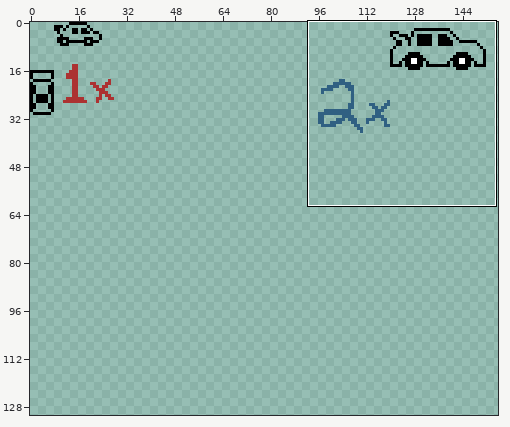
Two versions of one pixel-art file, cars.aseprite. Above: a wide view before the commit, with the close-up outlined.
Close-up. Before the commit:
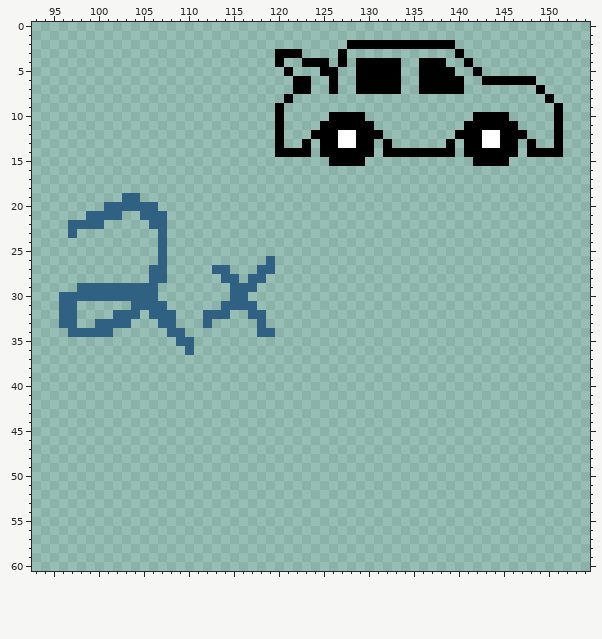
160x144 pixels, 1 frame. Shown: x 93..154, y 0..60. The wide view leaves out empty margins. The commit also changed other parts of the picture, which this record leaves out.
New version:
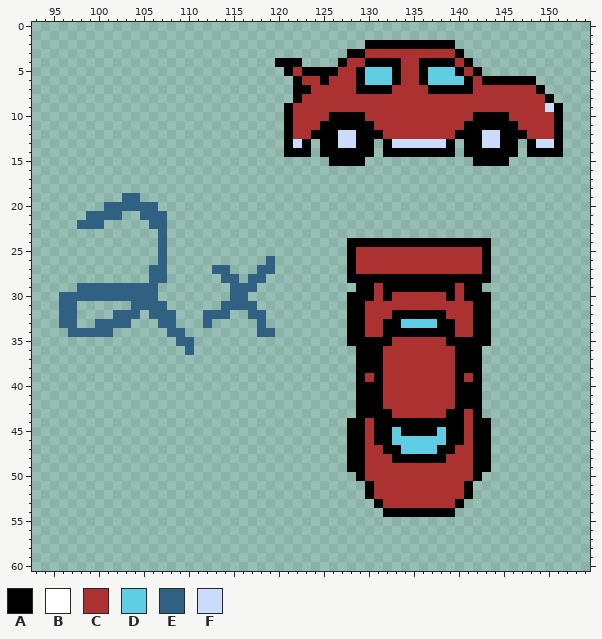
Palette (. is transparent): A #000000  B #ffffff  C #ac3232  D #5fcde4  E #306082  F #cbdbfc
Edits made:
Changed rows in their new state; - is an unchanged pixel.
first column x 120:
 2 --------..---------------------
 3 ...----.AACCCCCCCCCC-----------
 4 -AA...--CC----CC---AC----------
 5 --CAA--CC-DDD-CC-DDDAC---------
 6 ---CCACCC-DDD-CC-DDDDAC--------
 7 ----CCCCC----CCCC----ACCCCCCC--
 8 -.ACCCCCCCCCCCCCCCCCCCCCCCCCCC-
 9 .ACCCCCCCCCCCCCCCCCCCCCCCCCCCCF
10 .ACCCC----CCCCCCCCCCCC----CCCCC
11 .ACCC------CCCCCCCCCC------CCCC
12 .ACC---FF---CCCCCCCC---FF---CCC
13 .AF----FF----FFFFFF----FF----FF
14 .------------------------------
first column x 97:
22 .----------------------------------------------
23 .----------------------------------------------
24 -------------------------------AAAAAAAAAAAAAAAA
25 -------------------------------ACCCCCCCCCCCCCCA
26 -------------------------------ACCCCCCCCCCCCCCA
27 -------------------------------ACCCCCCCCCCCCCCA
28 -------------------------------AAAAAAAAAAAAAAAA
29 --------------------------------AACAAAAAAAACAA-
30 -------------------------------AAACACCCCCCACAAA
31 -------------------------------AACCCCCCCCCCCCAA
32 -------------------------------AACCCAAAAAACCCAA
33 -------------------------------AACCAADDDDAACCAA
34 -------------------------------AACCAAAAAAAACCAA
35 -------------------------------AAAAACCCCCCAAAAA
36 --------------------------------AAACCCCCCCCAAA-
37 --------------------------------AAACCCCCCCCAAA-
38 --------------------------------AAACCCCCCCCAAA-
39 --------------------------------ACACCCCCCCCACA-
40 --------------------------------AAACCCCCCCCAAA-
41 --------------------------------AAACCCCCCCCAAA-
42 --------------------------------AAACCCCCCCCAAA-
43 --------------------------------AAAACCCCCCAACA-
44 -------------------------------AACAAAAAAAAAACAA
45 -------------------------------AACAADAAAADAACAA
46 -------------------------------AACAADDDDDDAACAA
47 -------------------------------AACCAADDDDAACCAA
48 -------------------------------AACCCAAAAAACCCAA
49 -------------------------------AACCCCCCCCCCCCAA
50 --------------------------------ACCCCCCCCCCCCA-
51 ---------------------------------ACCCCCCCCCCA--
52 ---------------------------------ACCCCCCCCCCA--
53 ----------------------------------ACCCCCCCCA---
54 -----------------------------------AAAAAAAA----
Boxes around the changes in both close-ups, in picture pixels (x1, y1, x2, y2):
changed: (275, 40, 554, 157)
erased: (68, 220, 77, 238)
added: (347, 238, 491, 517)
